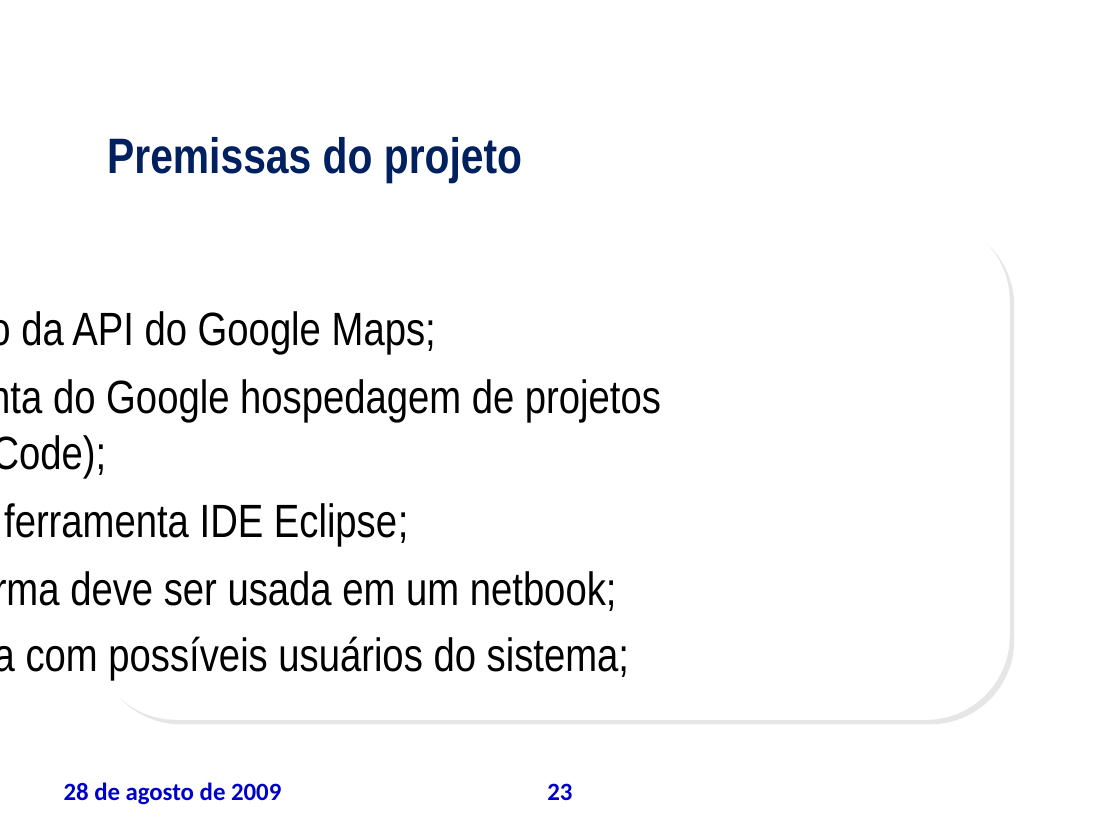
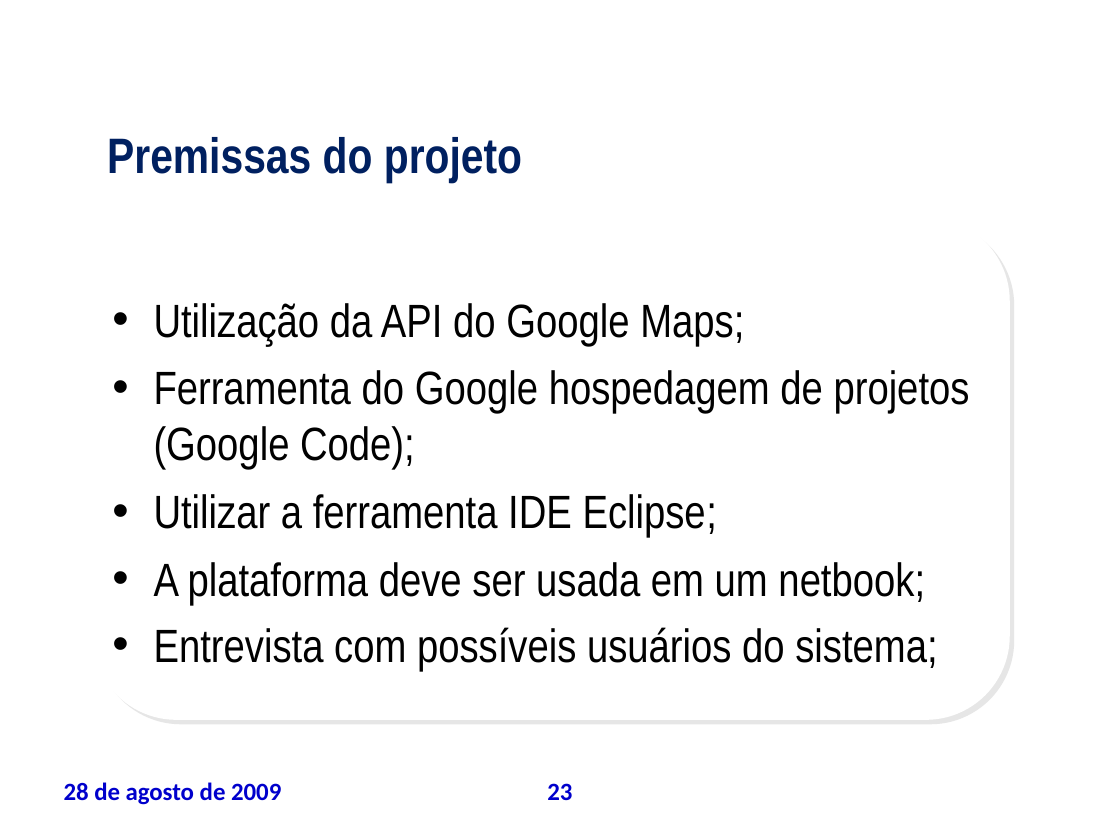
Before and after one commit to leoevaristo/psa20092, a slide deck: slide 23 of ARTEFATOS/TAP_apresentacao.ppt. Drawn at 1120x840 pixels with LibreOffice and Linux fonts; fonts in the diff are those of the drawing; background and template pictures are left out. Boxes give left, top, right and bottom in pixels: in the first picture for what was removed or moved away, otherwise in the second. Text is boxed around its words. In the diff, an @@ line names an element or a change of style, - is before the commit and + after.

```diff
--- a/ARTEFATOS/TAP_apresentacao.ppt
+++ b/ARTEFATOS/TAP_apresentacao.ppt
@@ text "Utilização da API do Google ..." rewrapped from [0, 311, 661, 680] to [154, 303, 970, 672] @@
```
Also in this commit, not shown: 6 other slides changed.
